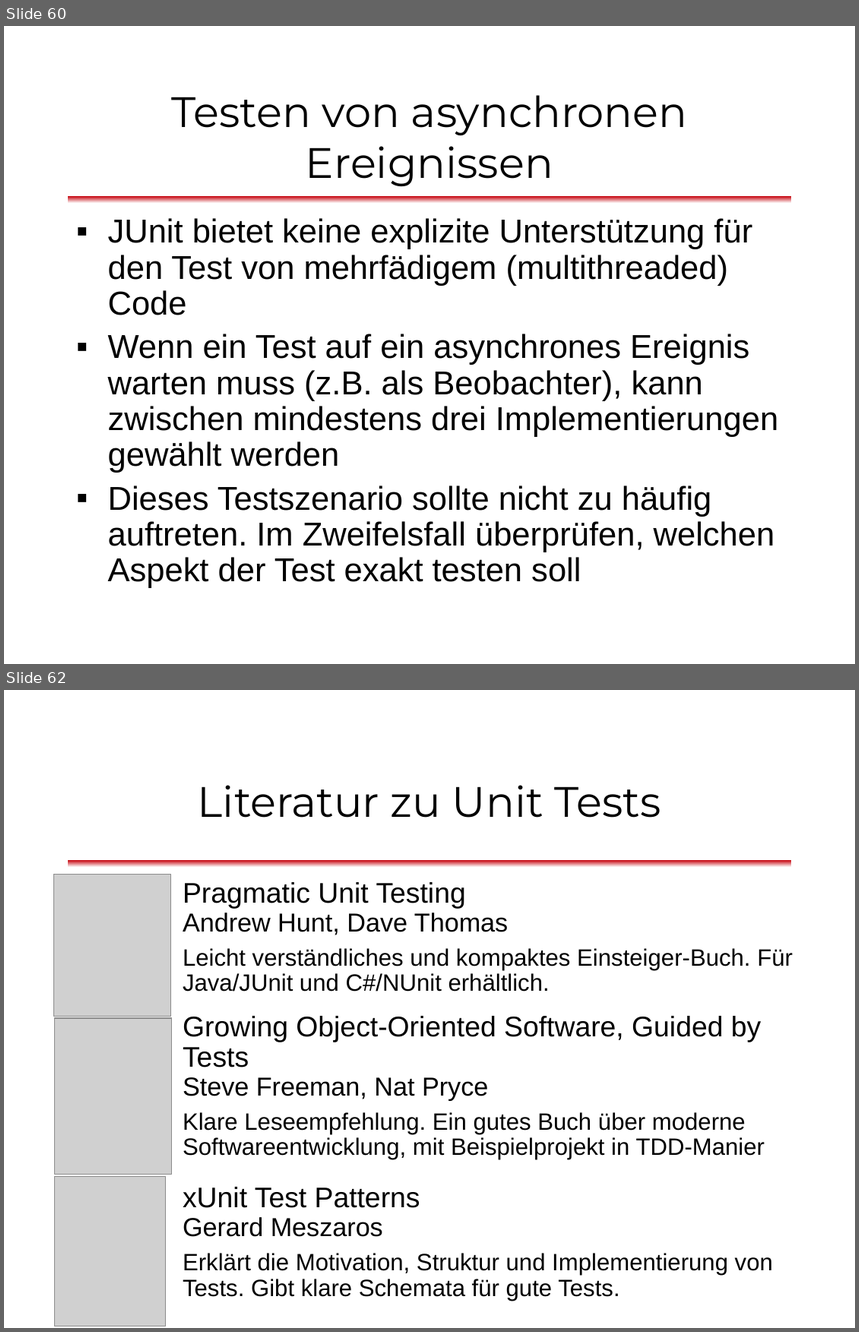
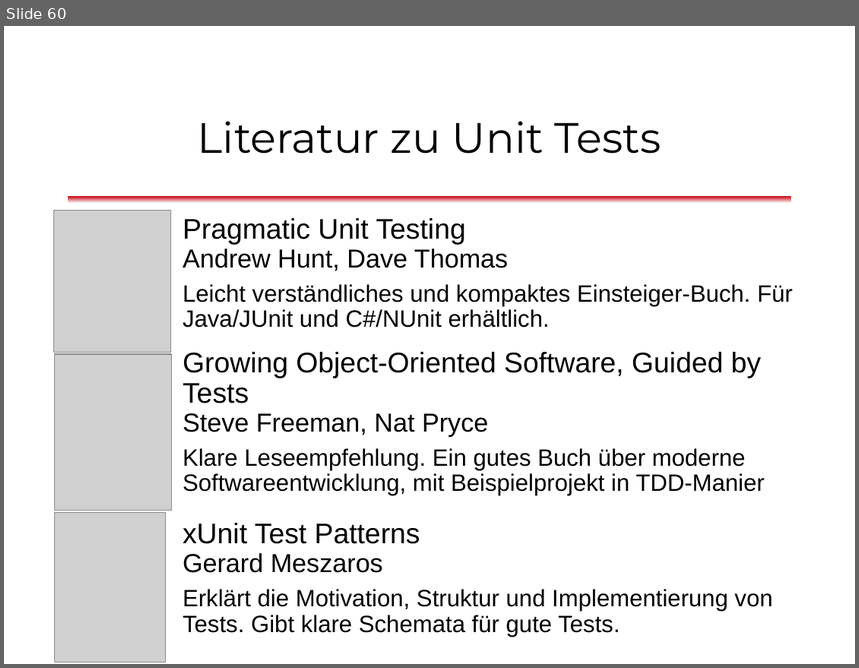
Before and after one commit to dlindner/vorlesung-se2-dhbw, a slide deck: added_2013/Unit Tests mit JUnit (2013).odp. Shown one above the other, each under a label of ours: slides 60 and 62 before the commit, slide 60 after it; the slides between them are not shown. The pictures are 859x1332 and 859x668 pixels, drawn with LibreOffice and Linux fonts; fonts in the diff are those of the drawing; grey boxes stand for pictures; background and template pictures are left out. Boxes give left, top, right and bottom in pixels: in the first picture for what was removed or moved away, otherwise in the second. Text is boxed around its words. In the diff, an @@ line names an element or a change of style, - is before the commit and + after.

```diff
--- a/added_2013/Unit Tests mit JUnit (2013).odp
+++ b/added_2013/Unit Tests mit JUnit (2013).odp
@@ slide 60 removed at bbox=[4, 26, 855, 664], background #FFFFFF; not listed: 1 template element that a slide beside it also shows @@
@@ title removed at bbox=[171, 95, 688, 186] @@
-Testen von asynchronen Ereignissen
@@ text removed at bbox=[108, 218, 778, 588] @@
-▪ JUnit bietet keine explizite Unterstützung für den Test von mehrfädigem (multithreaded) Code
-▪ Wenn ein Test auf ein asynchrones Ereignis warten muss (z.B. als Beobachter), kann zwischen mindestens drei Implementierungen gewählt werden
-▪ Dieses Testszenario sollte nicht zu häufig auftreten. Im Zweifelsfall überprüfen, welchen Aspekt der Test exakt testen soll
@@ what was slide 62 is now slide 60 @@
```
Also in this commit, not shown: 5 slides changed, 8 slides added, 9 other slides removed.
